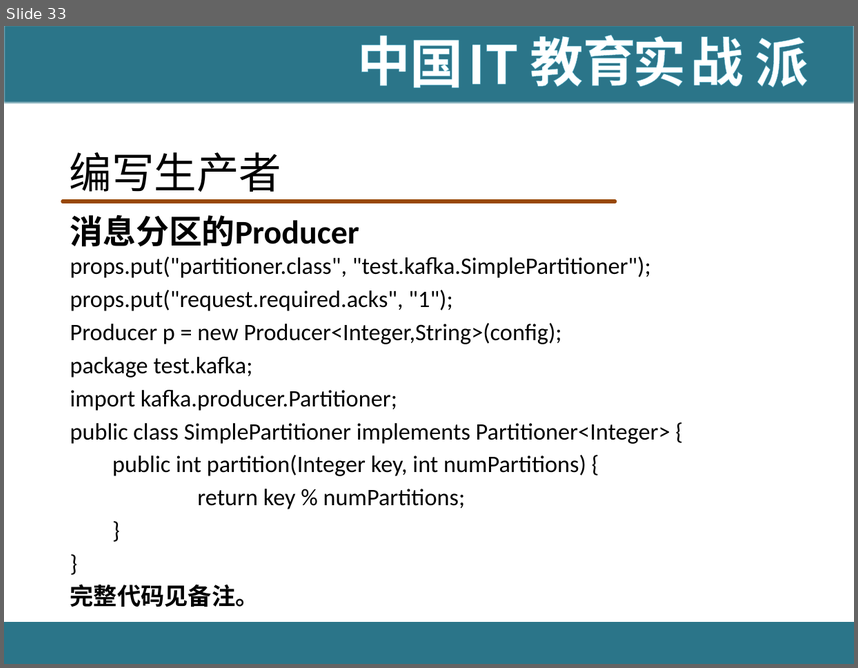
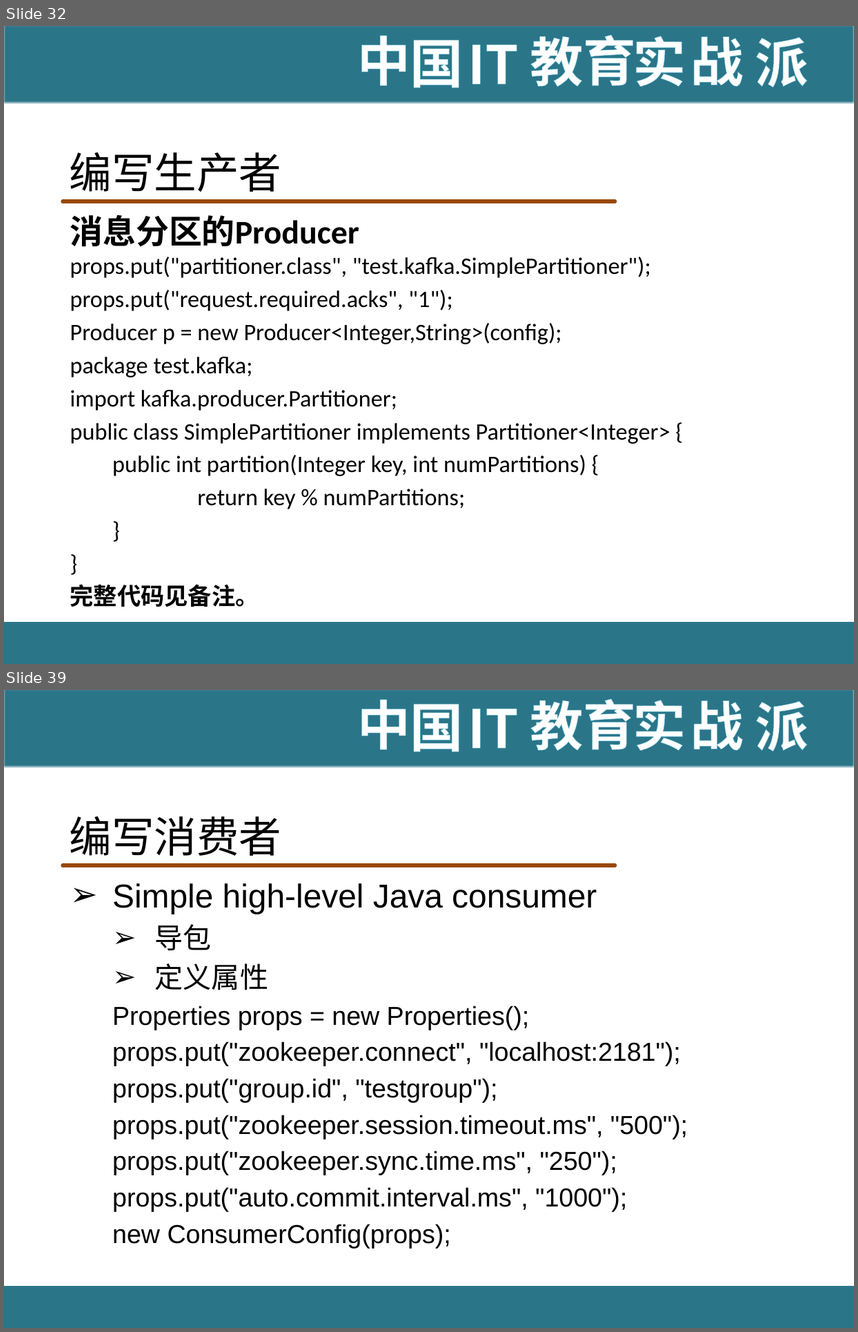
Before and after one commit to hanningxiao/BigData, a slide deck: [IT18掌www.it18zhang.com]Kafka.pptx. Shown one above the other, each under a label of ours: slide 33 before the commit, slides 32 and 39 after it; the slides between them are not shown. The pictures are 858x668 and 858x1332 pixels, drawn with LibreOffice and Linux fonts; fonts in the diff are those of the drawing; background and template pictures are left out. Boxes give left, top, right and bottom in pixels: in the first picture for what was removed or moved away, otherwise in the second. Text is boxed around its words. In the diff, an @@ line names an element or a change of style, - is before the commit and + after.

```diff
--- a/[IT18掌www.it18zhang.com]Kafka.pptx
+++ b/[IT18掌www.it18zhang.com]Kafka.pptx
@@ slide 39 added at box(4, 690, 854, 1328), background #FFFFFF; not listed: 11 template elements that a slide beside it also shows @@
@@ title added at box(70, 816, 282, 856), 36 pt, text #000000 @@
+编写消费者
@@ text added at box(112, 883, 688, 1248), 22 pt, text #000000 @@
+➢ Simple high-level Java consumer
+  ➢ 导包
+  ➢ 定义属性
+  Properties props = new Properties();
+  props.put("zookeeper.connect", "localhost:2181");
+  props.put("group.id", "testgroup");
+  props.put("zookeeper.session.timeout.ms", "500");
+  props.put("zookeeper.sync.time.ms", "250");
+  props.put("auto.commit.interval.ms", "1000");
+  new ConsumerConfig(props);
@@ what was slide 33 is now slide 32 @@
```
Also in this commit, not shown: 23 other slides added, 1 slide removed.
